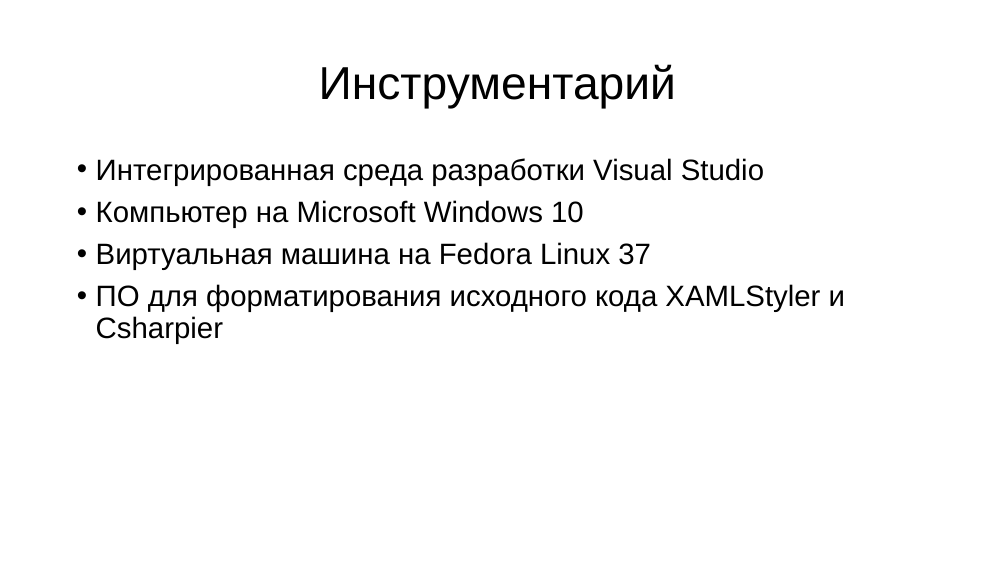
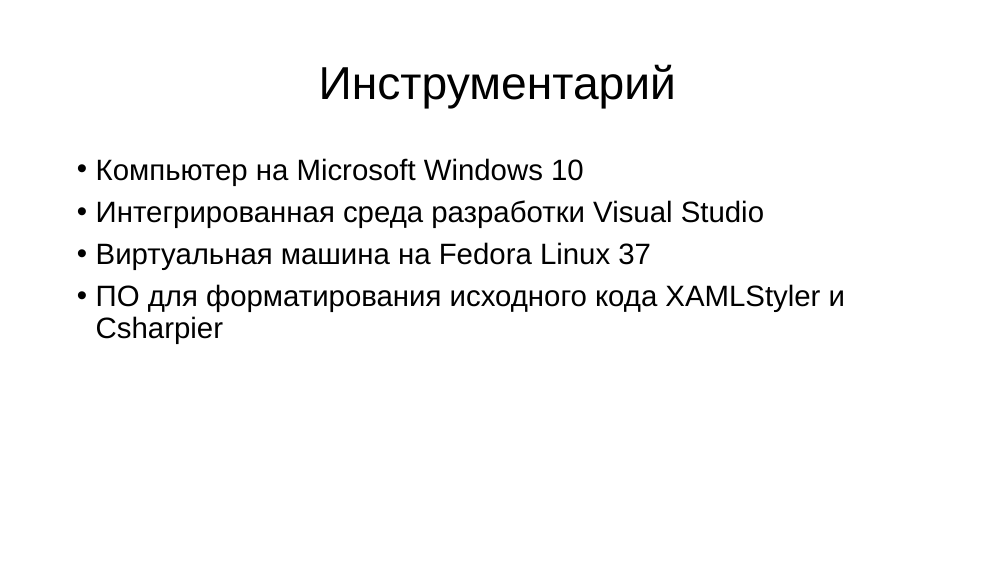
Before and after one commit to ShinyZero0/project, a slide deck: slide 10 of Melnik-Pavel-11A.pptx (slide 5 before the commit). Drawn at 1008x567 pixels with LibreOffice and Linux fonts; fonts in the diff are those of the drawing. Boxes give left, top, right and bottom in pixels: in the first picture for what was removed or moved away, otherwise in the second. Text is boxed around its words. In the diff, an @@ line names an element or a change of style, - is before the commit and + after.

```diff
--- a/Melnik-Pavel-11A.pptx
+++ b/Melnik-Pavel-11A.pptx
@@ text at [96, 158, 584, 186]: paragraph added @@
+• Компьютер на Microsoft Windows 10
@@ text at [96, 200, 584, 228]: paragraph removed @@
-• Компьютер на Microsoft Windows 10
```
Also in this commit, not shown: 3 other slides changed, 12 slides added.
